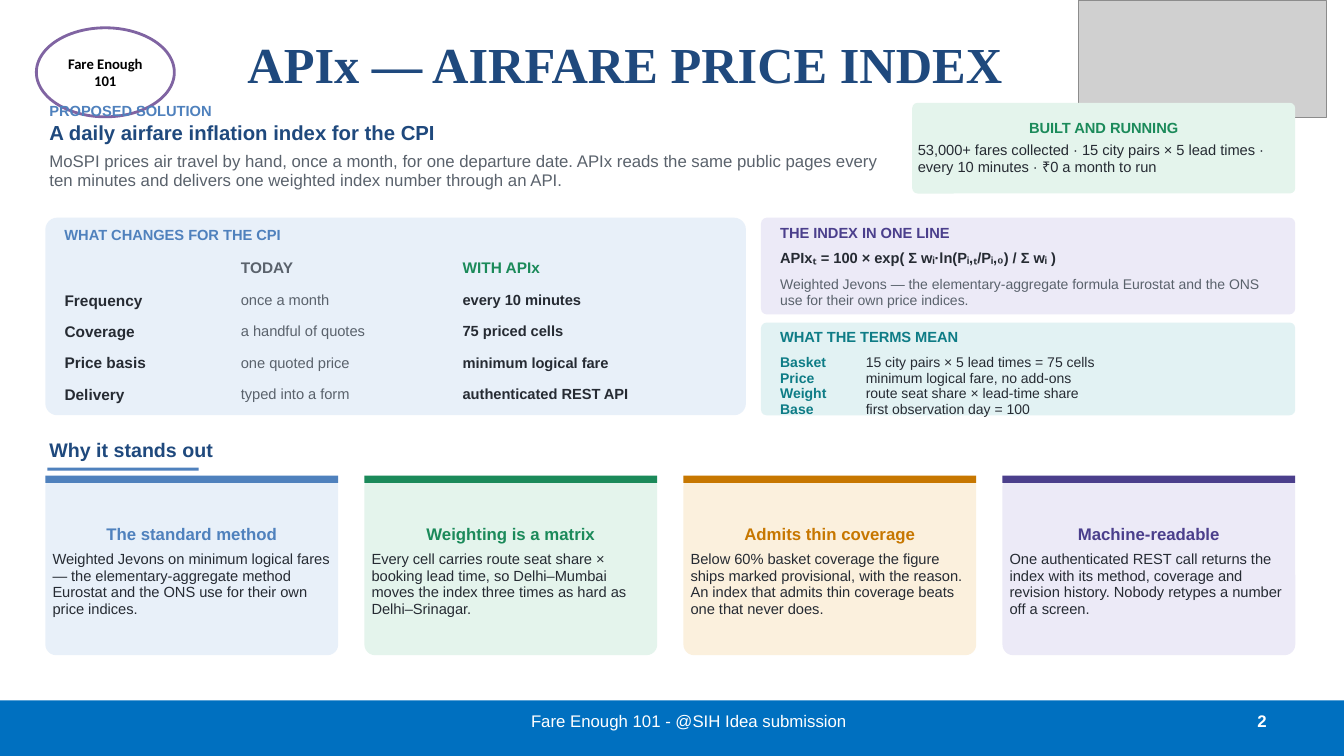
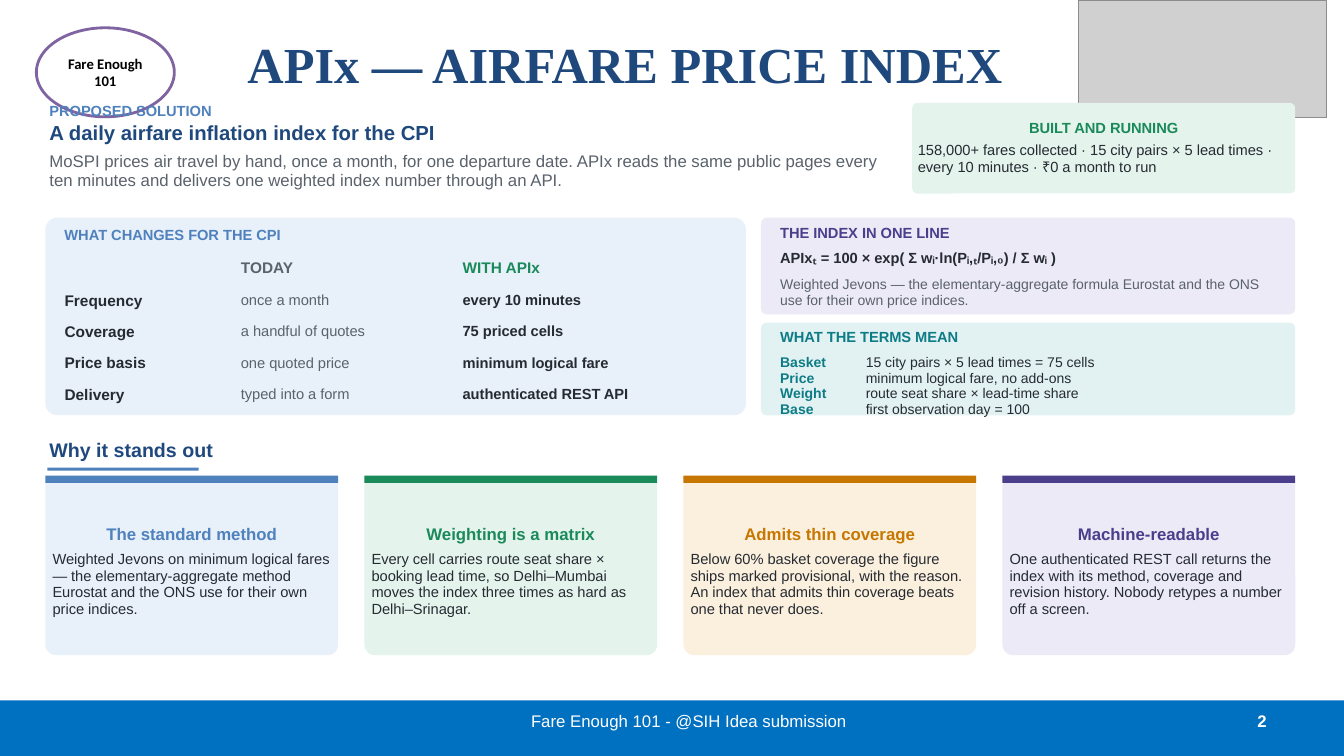
Before and after one commit to BradCage-afk/sih-2026-airfare-index, a slide deck: slide 2 of SIH26056-Idea-Presentation.pptx. Drawn at 1344x756 pixels with LibreOffice and Linux fonts; fonts in the diff are those of the drawing; grey boxes stand for pictures. Boxes give left, top, right and bottom in pixels: in the first picture for what was removed or moved away, otherwise in the second. Text is boxed around its words. In the diff, an @@ line names an element or a change of style, - is before the commit and + after.

```diff
--- a/SIH26056-Idea-Presentation.pptx
+++ b/SIH26056-Idea-Presentation.pptx
@@ text in rounded rectangle at [918, 144, 1263, 175]: text changed @@
-53,000+ fares collected · 15 city pairs × 5 lead times · every 10 minutes · ₹0 a month to run
+158,000+ fares collected · 15 city pairs × 5 lead times · every 10 minutes · ₹0 a month to run
```
Also in this commit, not shown: 11 other files.
